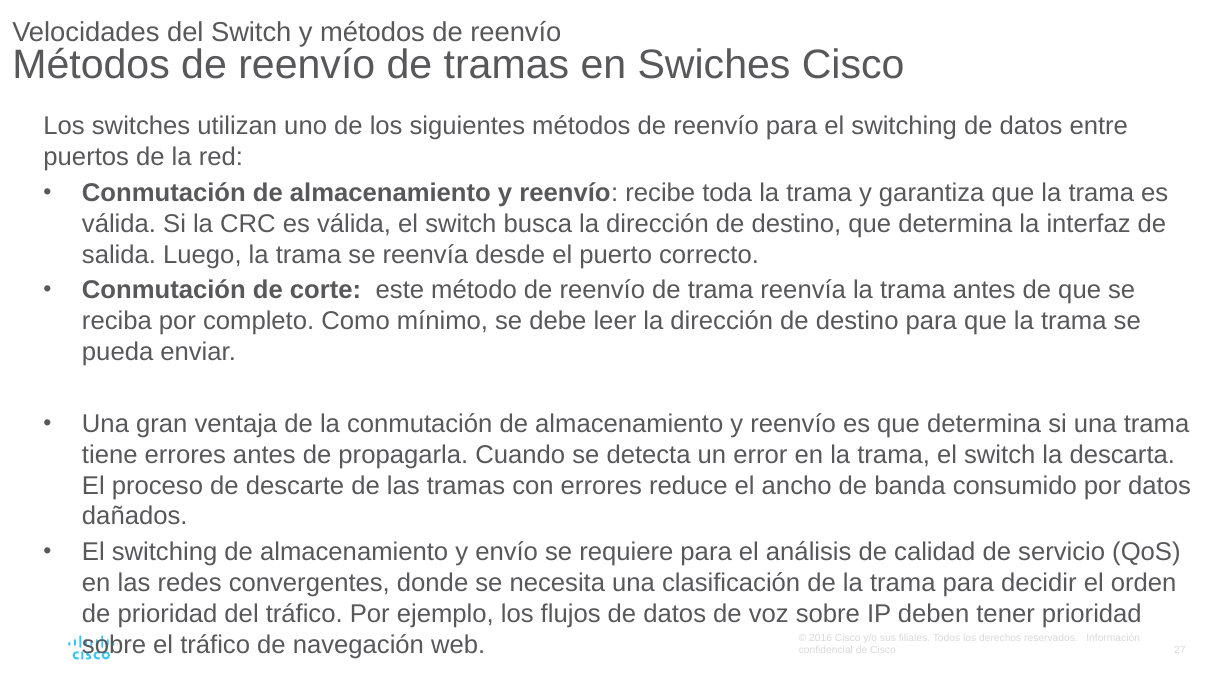
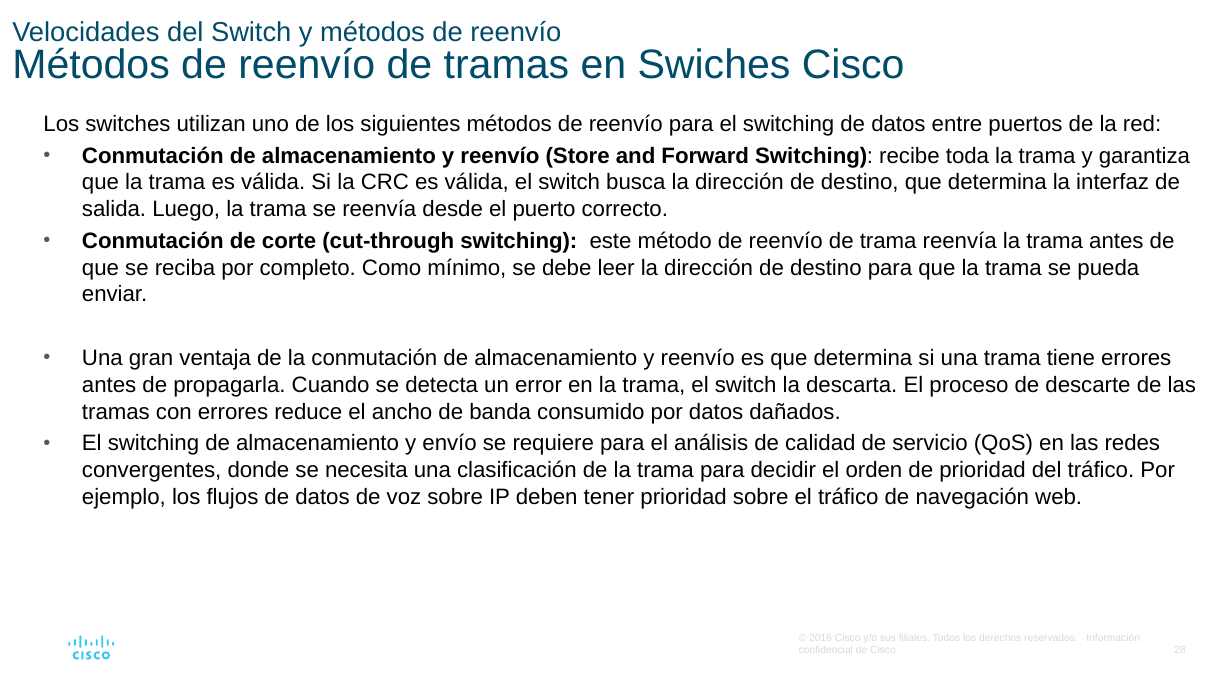
Before and after one commit to giganteavila/PAR, a slide deck: slide 28 of Presentaciones/7-Switching Ethernet.odp (slide 27 before the commit). Drawn at 1232x693 pixels with LibreOffice and Linux fonts; fonts in the diff are those of the drawing. Boxes give left, top, right and bottom in pixels: in the first picture for what was removed or moved away, otherwise in the second. Text is boxed around its words. In the diff, an @@ line names an element or a change of style, - is before the commit and + after.

Commit message:
Actualiza 7-Switching...

```diff
--- a/Presentaciones/7-Switching Ethernet.odp
+++ b/Presentaciones/7-Switching Ethernet.odp
@@ title "Velocidades del Switch y métodos ..." at (x1=12, y1=21, x2=905, y2=79): text colour #58585B to #004C69 @@
@@ text at (x1=43, y1=114, x2=1196, y2=509): size 15 to 13 pt, text colour #58585B to #000000 in "Los switches utilizan uno de los siguientes ...", "Una gran ventaja de la conmutación de ...", "El switching de almacenamiento y envío se ..." @@
@@ text at (x1=82, y1=146, x2=1190, y2=302): text changed; size 15 to 13 pt; text colour #58585B to #000000 @@
-• Conmutación de almacenamiento y reenvío: recibe toda la trama y garantiza que la trama es válida. Si la CRC es válida, el switch busca la dirección de destino, que determina la interfaz de salida. Luego, la trama se reenvía desde el puerto correcto.
-• Conmutación de corte: este método de reenvío de trama reenvía la trama antes de que se reciba por completo. Como mínimo, se debe leer la dirección de destino para que la trama se pueda enviar.
+• Conmutación de almacenamiento y reenvío (Store and Forward Switching): recibe toda la trama y garantiza que la trama es válida. Si la CRC es válida, el switch busca la dirección de destino, que determina la interfaz de salida. Luego, la trama se reenvía desde el puerto correcto.
+• Conmutación de corte (cut-through switching): este método de reenvío de trama reenvía la trama antes de que se reciba por completo. Como mínimo, se debe leer la dirección de destino para que la trama se pueda enviar.
```
Also in this commit, not shown: 29 other slides changed, 1 slide added.
